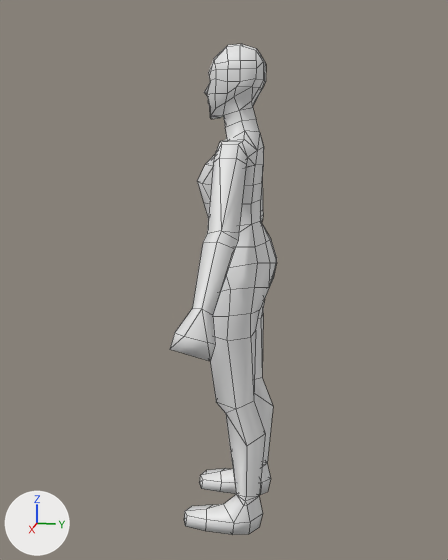
An edit to the Blender file female_warrior_2.blend, drawn before and after from the same camera.
Camera for both pictures: a camera (50 mm lens) standing at (2.572, 0.455, 1.744) and looking at (-0.002, -0.06, 1.1). The axes (+X, +Y, +Z) are drawn at lower left. The lights are the same throughout. Mesh edges are drawn as thin lines.

In view in the first picture: 'Hunter'.
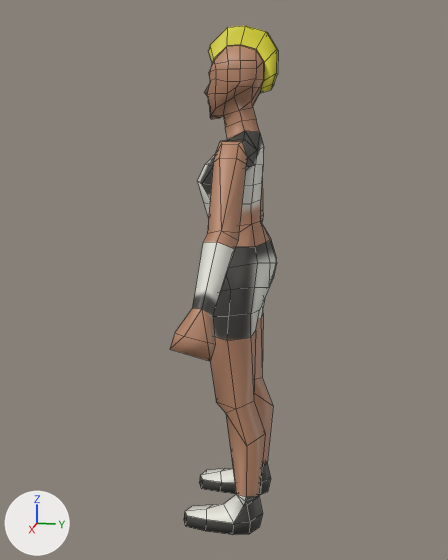
Pixel boxes (x1, y1, x2, y2) of what changed, in the pictures (448 x 560 px):
'Hunter', reshaped: before (170, 44, 277, 535); after (170, 26, 278, 535)
part 1 of me_cube_001, built on: before (209, 44, 266, 106); after (208, 26, 278, 106)
part 2 of me_cube_001, recoloured: (170, 46, 277, 535) in both

What the commit changed:
Picture 'FemaleSkin' (img_femaleskin) is new.
Material 'Material' (mat_material) is new.
Its texture is img_femaleskin.
me_cube_001 is used by ob_hunter; location (0.0, 0.0, 0.0).
me_cube_001 had 373 vertices, 430 faces, 1 loose edge and spanned x -0.56..0.56, y -0.22..0.17, z 0.0..2.06.
me_cube_001 now has 430 vertices, 486 faces, 1 loose edge and spans x -0.56..0.56, y -0.22..0.17, z 0.0..2.13.
Part 1, on me_cube_001:
7 vertices are removed from x 0.0, y -0.1..0.11, z 1.89..2.06.
16 faces are deleted.
33 vertices are added at x -0.02..0.02, y -0.12..0.15, z 1.88..2.13.
8 new vertices lie (0.0, 0.0, 0.07) away from vertices in x -0.02..0.02, y -0.04..0.11, z 1.92..2.06.
6 new vertices lie (0.0, -0.04, 0.05) away from vertices in x -0.02..0.02, y 0.11, z 1.99.
6 new vertices lie (0.0, -0.06, 0.02) away from vertices in x -0.02..0.02, y 0.07, z 2.04.
6 new vertices lie (0.0, -0.06, -0.05) away from vertices in x -0.02..0.02, y -0.04, z 2.06.
5 new vertices lie (0.04, 0.0, 0.0) away from vertices in x -0.02, y 0.03..0.15, z 1.91..2.13.
72 new faces join them.
me_cube_001 part 2: 414 faces spanning x -0.56..0.56, y -0.22..0.17, z 0.0..2.05 switch from no material to mat_material (picture img_femaleskin).
